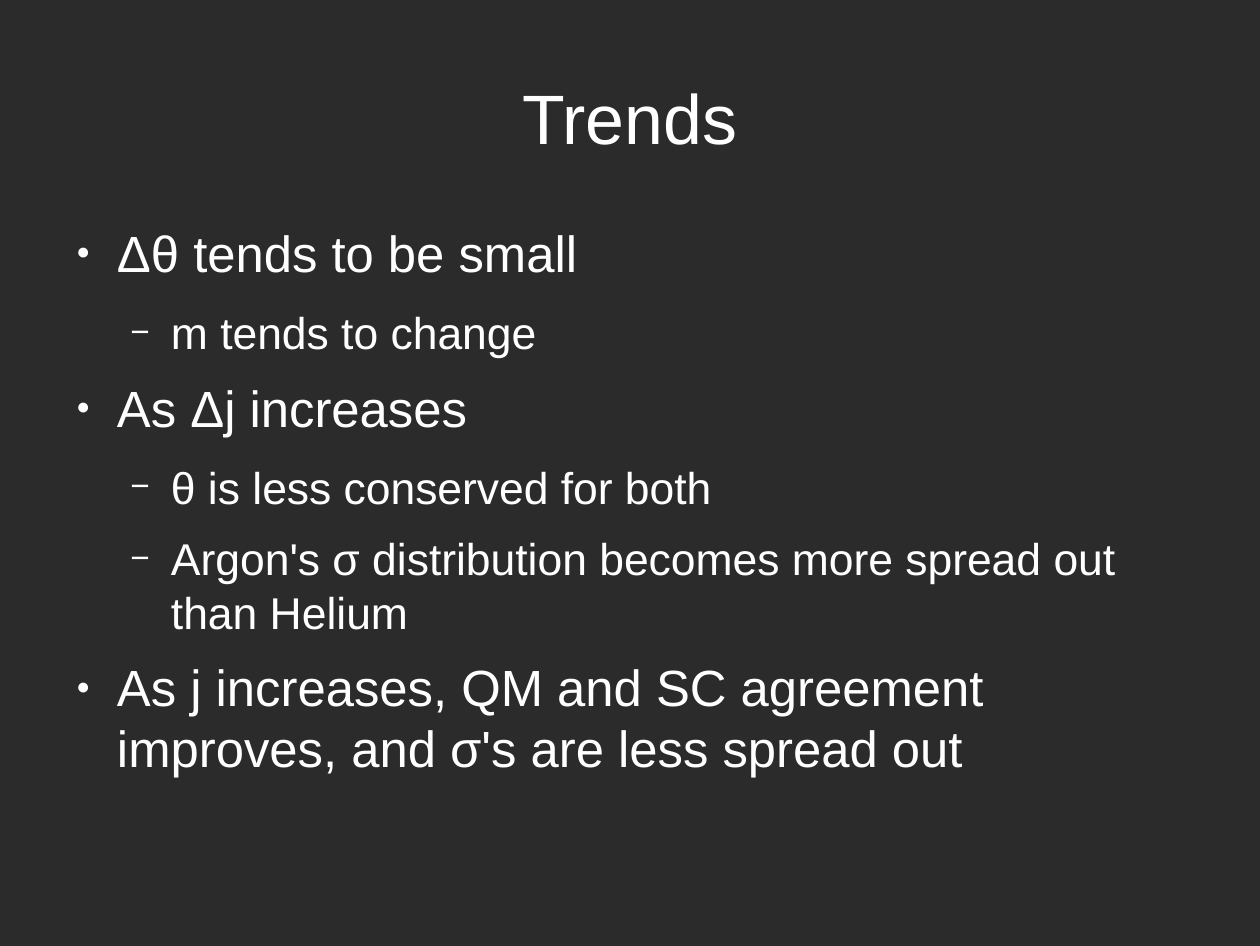
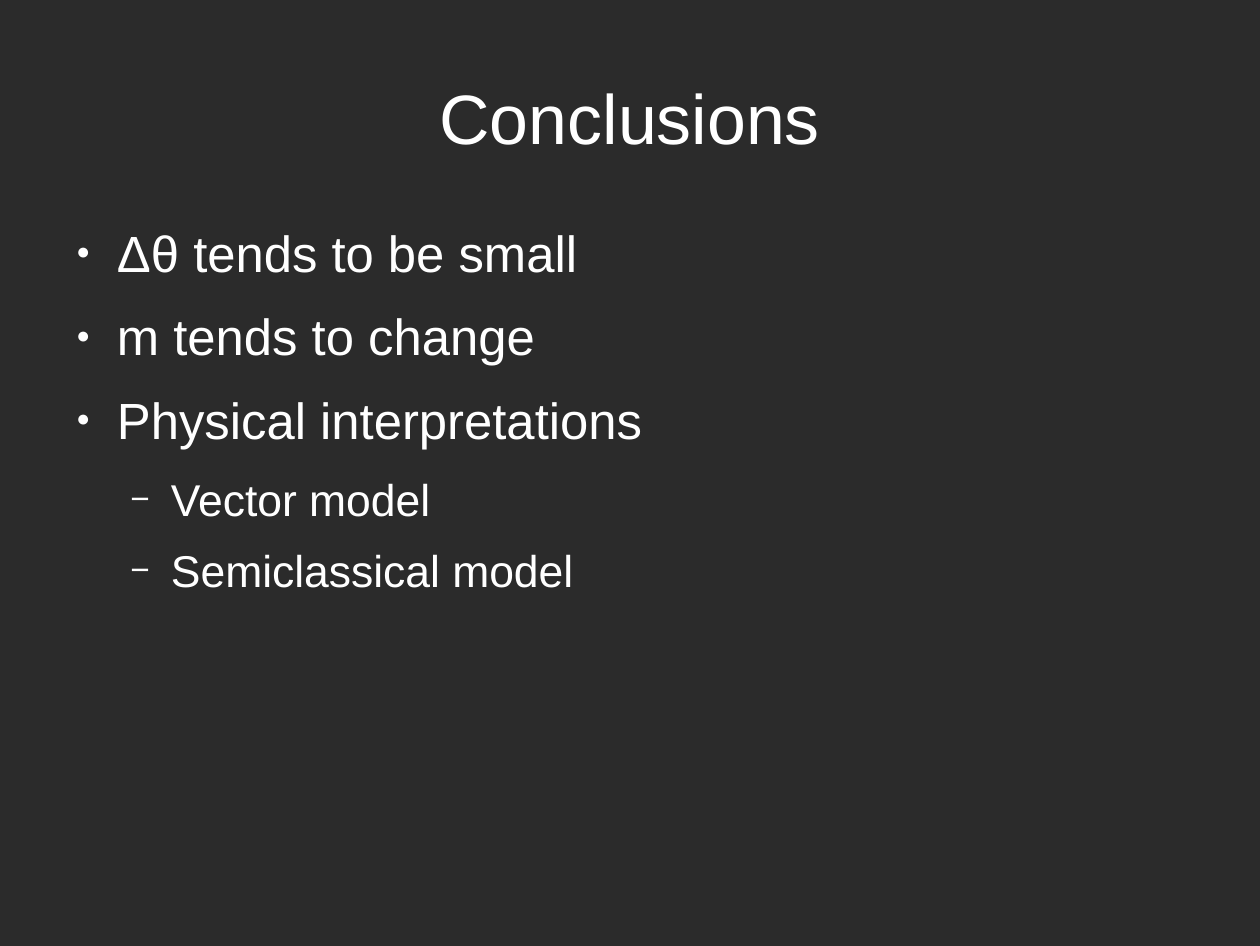
Before and after one commit to atowneND/HeNaK_Collisions, a slide deck: slide 23 of Presentation.odp (slide 20 before the commit). Drawn at 1260x946 pixels with LibreOffice and Linux fonts; fonts in the diff are those of the drawing; background and template pictures are left out; a plain dark background stands for a picture behind light text. Boxes give left, top, right and bottom in pixels: in the first picture for what was removed or moved away, otherwise in the second. Text is boxed around its words. In the diff, an @@ line names an element or a change of style, - is before the commit and + after.

Commit message:
added more presentation tweaks

```diff
--- a/Presentation.odp
+++ b/Presentation.odp
@@ title at box(439, 93, 819, 145): text changed @@
-Trends
+Conclusions
@@ text at box(117, 318, 535, 366): size 28 to 32 pt in "m tends to change"; bullet − to ●; list level 2 to 1 in "m tends to change" @@
@@ text at box(117, 402, 642, 588): text changed; size 32 to 28 pt @@
-● As Δj increases
-  − θ is less conserved for both
-  − Argon's σ distribution becomes more spread out than Helium
-● As j increases, QM and SC agreement improves, and σ's are less spread out
+● Physical interpretations
+  − Vector model
+  − Semiclassical model
```
Also in this commit, not shown: 3 slides added, 1 slide removed, 1 other file.
